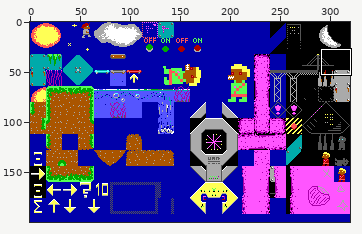
Two versions of one sprite sheet, images/tiles.png. Above: a wide view before the commit, with the close-up outlined.
Close-up. First the earlier version:
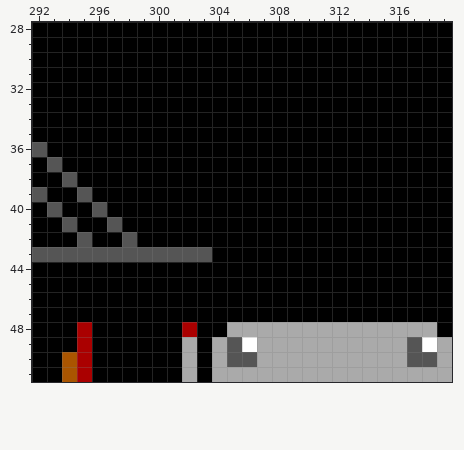
The file is 320x200 pixels. Shown: x 292..319, y 28..51.
New version:
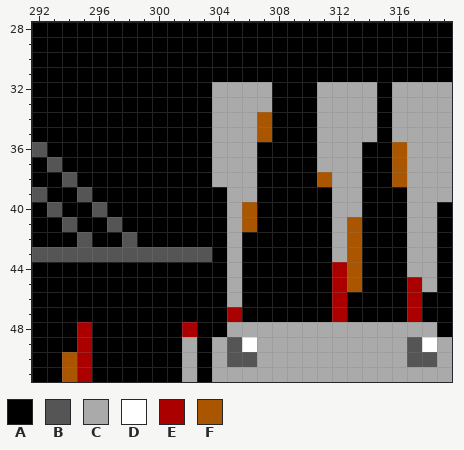
Palette (. is transparent): A #000000  B #555555  C #aaaaaa  D #ffffff  E #aa0000  F #aa5500
Diff:
y 32..33: x 304..307 AAAA -> CCCC; x 311..314 AAAA -> CCCC; x 316..319 AAAA -> CCCC
y 34..35: x 304..307 AAAA -> CCCF; x 311..314 AAAA -> CCCC; x 316..319 AAAA -> CCCC
y 36..37: x 304..306 AAA -> CCC; x 311..313 AAA -> CCC; x 316..319 AAAA -> FCCC
y 38: x 304..306 AAA -> CCC; x 311..313 AAA -> FCC; x 316..319 AAAA -> FCCC
y 39: x 305..306 AA -> CC; x 312..313 AA -> CC; x 317..319 AAA -> CCC
y 40: x 305..306 AA -> CF; x 312..313 AA -> CC; x 317..318 AA -> CC
y 41: x 305..306 AA -> CF; x 312..313 AA -> CF; x 317..318 AA -> CC
y 42..43: x 305 A -> C; x 312..313 AA -> CF; x 317..318 AA -> CC
y 44: x 305 A -> C; x 312..313 AA -> EF; x 317..318 AA -> CC
y 45: x 305 A -> C; x 312..313 AA -> EF; x 317..318 AA -> EC
y 46: x 305 A -> C; x 312 A -> E; x 317 A -> E
y 47: x 305 A -> E; x 312 A -> E; x 317 A -> E
Pixel boxes of the changes (left, top, right, bottom) in both close-ups:
changed: (212, 82, 452, 322)
